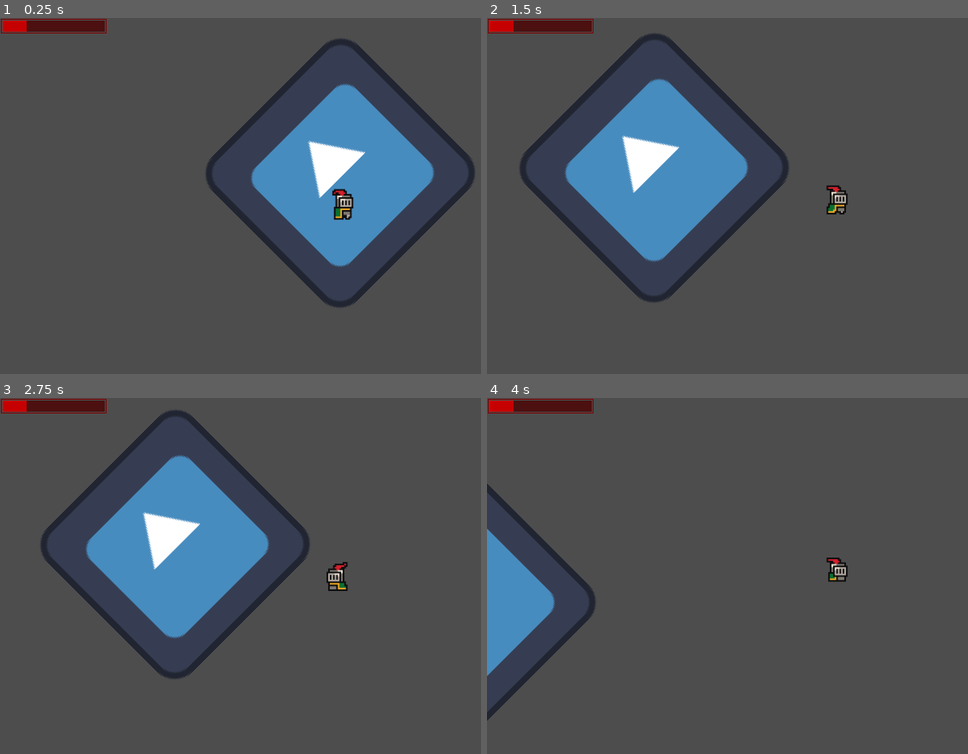
Above: before the commit, frames 1-4 (two rows, left to right).
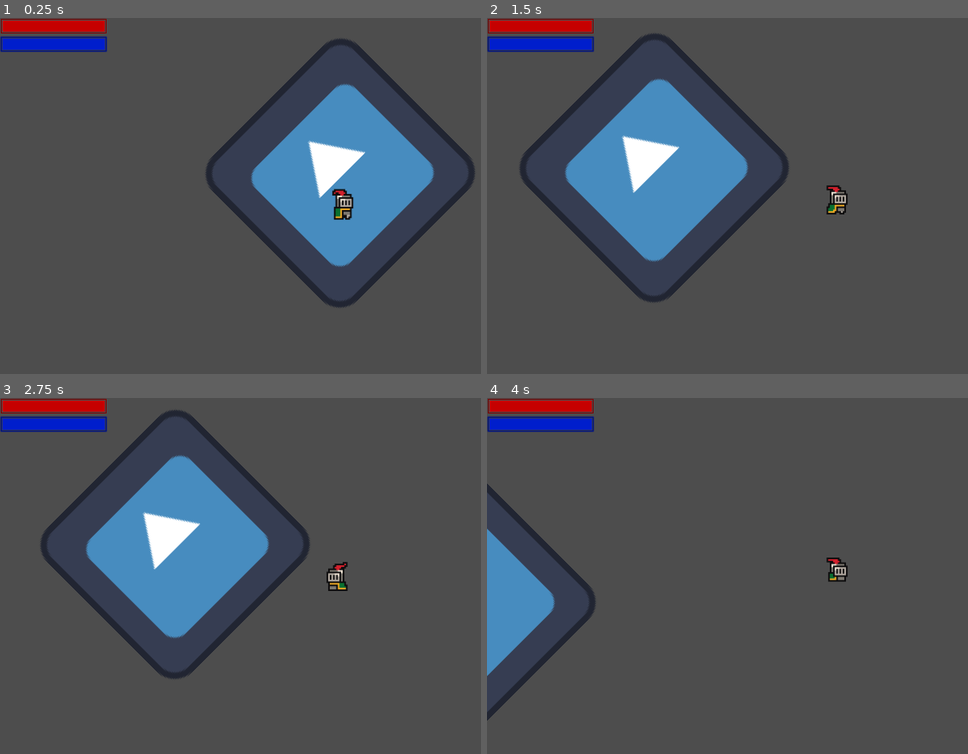
Above: after the commit, the same moments.

Repository: ToastedTeam/CaveGame
Game: Godot game, scene res://scenes/main.tscn
Two runs of this game, one before a commit and one after it. Both use one fixed random seed, a clock stepped at 60 frames per second and the inputs below. The engine's default icon, where the game draws it, is replaced by a stand-in: a white triangle on a blue panel in a dark square.
Inputs:
- Up to frame 1 (0.25 s): no input
- Up to frame 2 (1.5 s): hold Right (player_move_right) from 0.53 s (still down); tap Up (player_jump) at 0.77 s
- Up to frame 3 (2.75 s): tap Up (player_jump) at 1.52 s; release Right (player_move_right) at 2.03 s; hold Left (player_move_left) from 2.03 s (still down)
- Up to frame 4 (4 s): release Left (player_move_left) at 2.78 s; hold Right (player_move_right) from 2.78 s (still down); tap Up (player_jump) at 3.02, 3.77 s

The runs differ from the first frame. In frame 1, 1.5% of the frame differs, in the area x 0-23%, y 0-10%; in frame 2, 1.5%; in frame 3, 1.5%; in frame 4, 1.5%.

Commit message:
Added HP and Mana bars
pressing the "x" key on the keyboard will reduce hp by 5 and mana by 5. This is just a very quick and simple debug thingy, can be changed when needed.

Diff:
--- a/assets/interface/bar.tscn
+++ /dev/null
@@ -1,15 +0,0 @@
-[gd_scene load_steps=3 format=3 uid="uid://du07qhtteauuh"]
-
-[ext_resource type="Texture2D" uid="uid://b8mlgmms4dkv2" path="res://assets/interface/hp_bar_under.png" id="1_3qvv0"]
-[ext_resource type="Texture2D" uid="uid://kwmc21mbudt8" path="res://assets/interface/hp_bar_over.png" id="2_wkkpe"]
-
-[node name="Bar" type="HBoxContainer"]
-offset_right = 40.0
-offset_bottom = 40.0
-
-[node name="TextureProgressBar" type="TextureProgressBar" parent="."]
-layout_mode = 2
-max_value = 20.0
-value = 5.0
-texture_under = ExtResource("1_3qvv0")
-texture_progress = ExtResource("2_wkkpe")
--- /dev/null
+++ b/assets/interface/hp_bar.tscn
@@ -0,0 +1,15 @@
+[gd_scene load_steps=3 format=3 uid="uid://du07qhtteauuh"]
+
+[ext_resource type="Texture2D" uid="uid://b8mlgmms4dkv2" path="res://assets/interface/hp_bar_under.png" id="1_7q0xc"]
+[ext_resource type="Texture2D" uid="uid://kwmc21mbudt8" path="res://assets/interface/hp_bar_over.png" id="2_7hgu3"]
+
+[node name="Bar" type="HBoxContainer"]
+offset_right = 40.0
+offset_bottom = 40.0
+
+[node name="HealthBar" type="TextureProgressBar" parent="."]
+layout_mode = 2
+max_value = 20.0
+value = 5.0
+texture_under = ExtResource("1_7q0xc")
+texture_progress = ExtResource("2_7hgu3")
--- /dev/null
+++ b/assets/interface/mana_bar.tscn
@@ -0,0 +1,14 @@
+[gd_scene load_steps=3 format=3 uid="uid://mkc0o25ok023"]
+
+[ext_resource type="Texture2D" uid="uid://b1klfh48v5equ" path="res://assets/interface/mana_bar_under.png" id="1_8r3jc"]
+[ext_resource type="Texture2D" uid="uid://l07kjwoy4jkx" path="res://assets/interface/mana_bar_over.png" id="2_y4t28"]
+
+[node name="Bar" type="HBoxContainer"]
+offset_right = 40.0
+offset_bottom = 40.0
+
+[node name="ManaBar" type="TextureProgressBar" parent="."]
+layout_mode = 2
+value = 50.0
+texture_under = ExtResource("1_8r3jc")
+texture_progress = ExtResource("2_y4t28")
--- a/project.godot
+++ b/project.godot
@@ -43,6 +43,11 @@
 "events": [Object(InputEventKey,"resource_local_to_scene":false,"resource_name":"","device":-1,"window_id":0,"alt_press …(195 unchanged characters)…
 ]
 }
+DEBUG_takeDamage={
+"deadzone": 0.5,
+"events": [Object(InputEventKey,"resource_local_to_scene":false,"resource_name":"","device":0,"window_id":0,"alt_pressed":false,"shift_pressed":false,"ctrl_pressed":false,"meta_pressed":false,"pressed":false,"keycode":0,"physical_keycode":88,"key_label":0,"unicode":0,"location":0,"echo":false,"script":null)
+]
+}
 
 [physics]
 
--- a/scenes/interface.tscn
+++ b/scenes/interface.tscn
@@ -1,6 +1,7 @@
-[gd_scene load_steps=2 format=3 uid="uid://jxyevycakmnv"]
+[gd_scene load_steps=3 format=3 uid="uid://jxyevycakmnv"]
 
-[ext_resource type="PackedScene" uid="uid://du07qhtteauuh" path="res://assets/interface/bar.tscn" id="1_wpx7d"]
+[ext_resource type="PackedScene" uid="uid://du07qhtteauuh" path="res://assets/interface/hp_bar.tscn" id="1_wpx7d"]
+[ext_resource type="PackedScene" uid="uid://mkc0o25ok023" path="res://assets/interface/mana_bar.tscn" id="2_juv2u"]
 
 [node name="CanvasLayer" type="CanvasLayer"]
 
@@ -15,7 +16,13 @@
 size_flags_vertical = 0
 metadata/_edit_use_anchors_ = true
 
-[node name="HP Bar" parent="Interface2" instance=ExtResource("1_wpx7d")]
-layout_mode = 1
-offset_right = 200.0
-offset_bottom = 30.0
+[node name="VBoxContainer" type="VBoxContainer" parent="Interface2"]
+layout_mode = 0
+offset_right = 40.0
+offset_bottom = 40.0
+
+[node name="HP Bar" parent="Interface2/VBoxContainer" instance=ExtResource("1_wpx7d")]
+layout_mode = 2
+
+[node name="Mana Bar" parent="Interface2/VBoxContainer" instance=ExtResource("2_juv2u")]
+layout_mode = 2
--- a/scenes/main.tscn
+++ b/scenes/main.tscn
@@ -43,3 +43,7 @@
 shape = SubResource("WorldBoundaryShape2D_qsprx")
 
 [node name="Interface" parent="." instance=ExtResource("6_gt51k")]
+
+[editable path="Interface"]
+[editable path="Interface/Interface2/VBoxContainer/HP Bar"]
+[editable path="Interface/Interface2/VBoxContainer/Mana Bar"]
--- a/scripts/player.gd
+++ b/scripts/player.gd
@@ -8,6 +8,8 @@
 const BASE_DAMAGE = 5
 
 @onready var player_sprite: AnimatedSprite2D = $AnimatedSprite2D
+@onready var health_bar: TextureProgressBar = $"../Interface/Interface2/VBoxContainer/HP Bar/HealthBar"
+@onready var mana_bar: TextureProgressBar = $"../Interface/Interface2/VBoxContainer/Mana Bar/ManaBar"
 
 # Defining these as variables because they can change overtime
 var current_hp
@@ -19,9 +21,24 @@
 	current_hp = MAX_HP
 	current_mana = MAX_MANA
 	damage = BASE_DAMAGE
+
+	health_bar.max_value = MAX_HP
+	mana_bar.max_value = MAX_MANA
+
+	health_bar.value = current_hp
+	mana_bar.value = current_mana
+
 	print("player hp: ", current_hp, " player mana: ", current_mana, " player damage: ", damage)
 
 func _physics_process(delta: float) -> void:
+	# DEBUG STUFF SO ITS EASY TO ACCESS
+	if Input.is_action_just_pressed("DEBUG_takeDamage"):
+		changeHealth(-5)
+		changeMana(-5)
+		print("Current hp: ", current_hp)
+
+
+
 	# Add the gravity.
 	if not is_on_floor():
 		velocity += get_gravity() * delta
@@ -29,10 +46,6 @@
 	# Handle jump.
 	if Input.is_action_just_pressed("player_jump") and is_on_floor():
 		velocity.y = JUMP_VELOCITY
-
-	if Input.is_action_just_pressed("DEBUG_takeDamage"):
-		changeHealth(-5)
-		print("Current hp: ", current_hp)
 
 	# Get the input direction and handle the movement/deceleration.
 	# As good practice, you should replace UI actions with custom gameplay actions.
@@ -62,9 +75,13 @@
 
 func changeHealth(amount):
 	current_hp += amount
+	health_bar.value = current_hp
 	if current_hp <= 0:
 		current_hp = 0
+		health_bar.value = current_hp
 		print("The player has Died")
 
 func changeMana(amount):
-	current_mana += amount
+	if current_mana > 0:
+		current_mana += amount
+		mana_bar.value = current_mana
Binary file added: assets/interface/mana_bar_over.png
Not shown, added: assets/interface/mana_bar_over.png.import
Binary file added: assets/interface/mana_bar_under.png
Not shown, added: assets/interface/mana_bar_under.png.import
